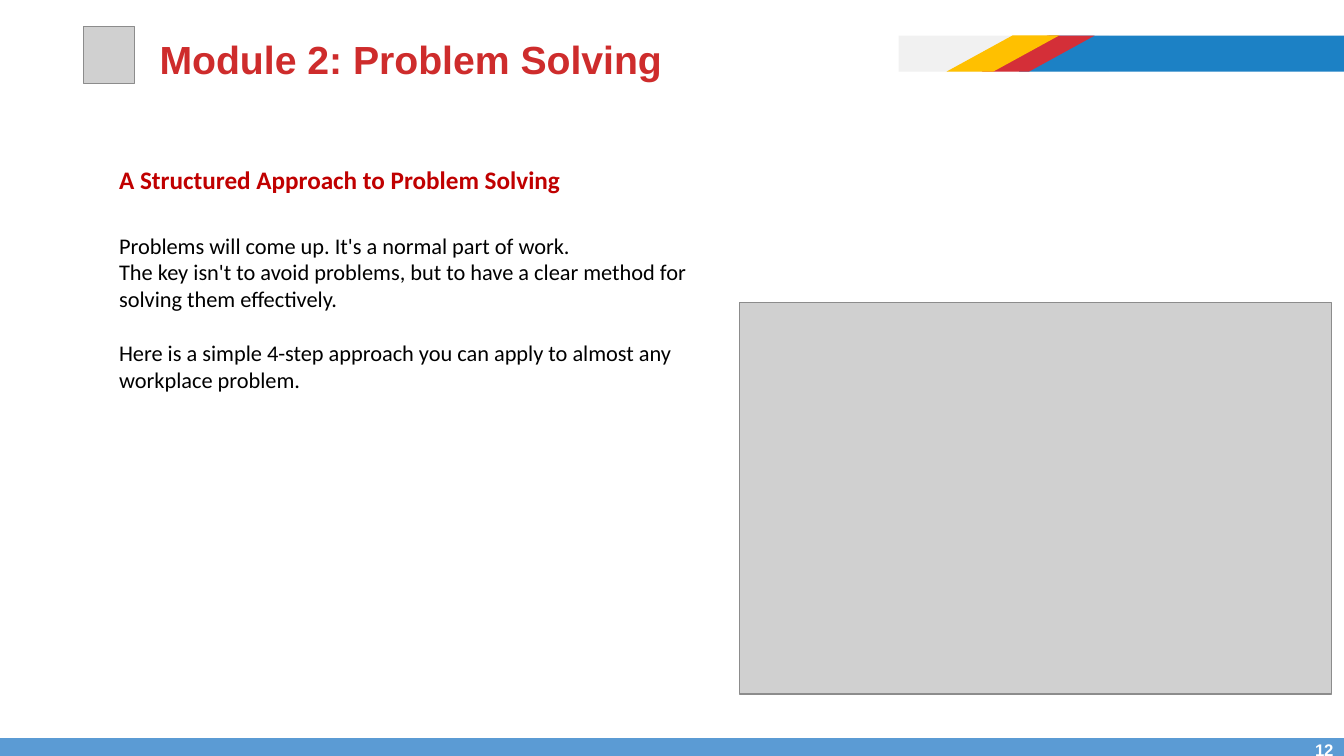
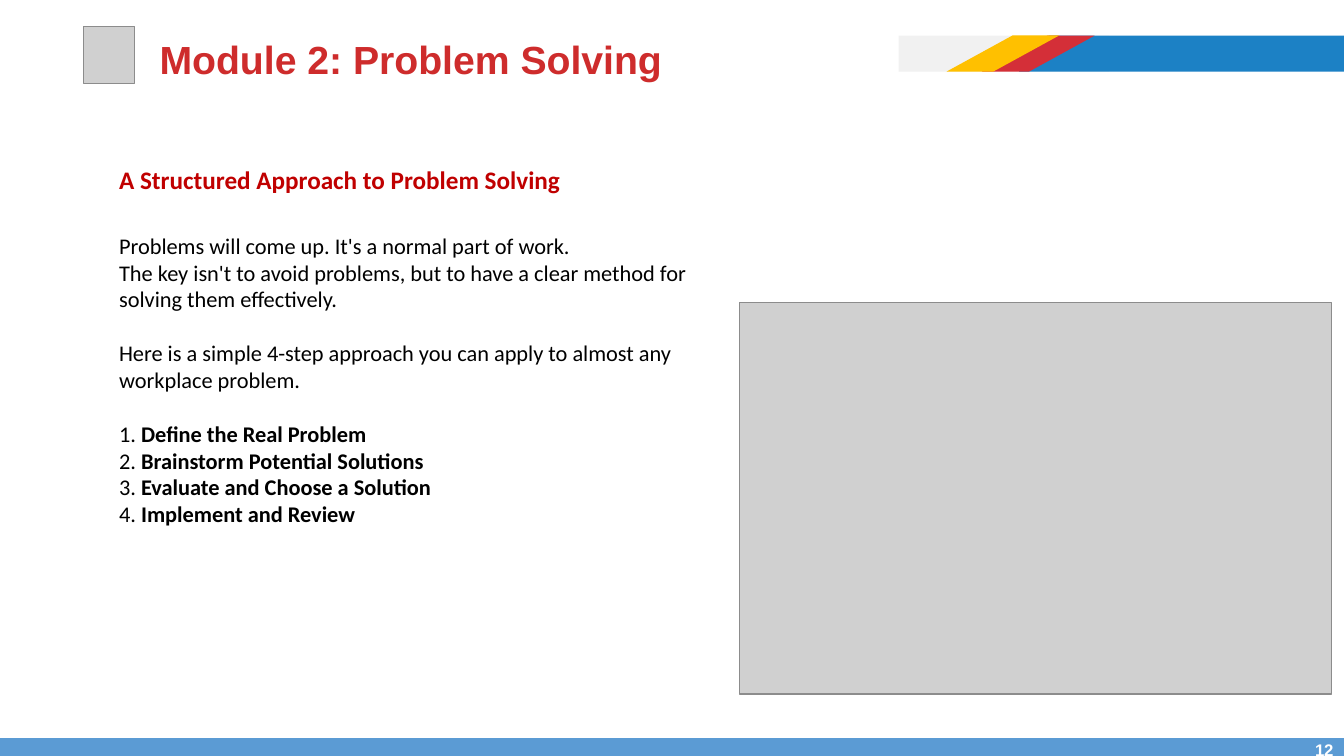
Before and after one commit to afathelbab/cnpc, a slide deck: slide 12 of computer-basics-soft-skills/day3/Computer Skills and Soft Skills - Lec-3.pptx. Drawn at 1344x756 pixels with LibreOffice and Linux fonts; fonts in the diff are those of the drawing; grey boxes stand for pictures. Boxes give left, top, right and bottom in pixels: in the first picture for what was removed or moved away, otherwise in the second. Text is boxed around its words. In the diff, an @@ line names an element or a change of style, - is before the commit and + after.

```diff
--- a/computer-basics-soft-skills/day3/Computer Skills and Soft Skills - Lec-3.pptx
+++ b/computer-basics-soft-skills/day3/Computer Skills and Soft Skills - Lec-3.pptx
@@ text at bbox=[119, 426, 431, 526]: paragraphs added @@
+1. Define the Real Problem
+2. Brainstorm Potential Solutions
+3. Evaluate and Choose a Solution
+4. Implement and Review
```
Also in this commit, not shown: 2 other slides changed, 4 slides added, 1 slide removed.
